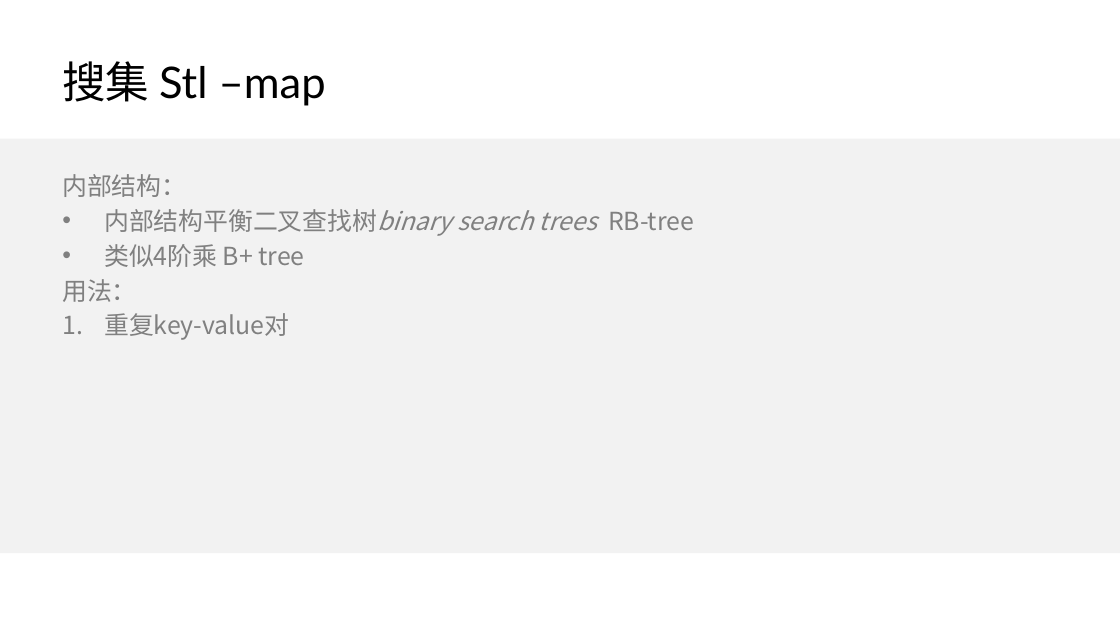
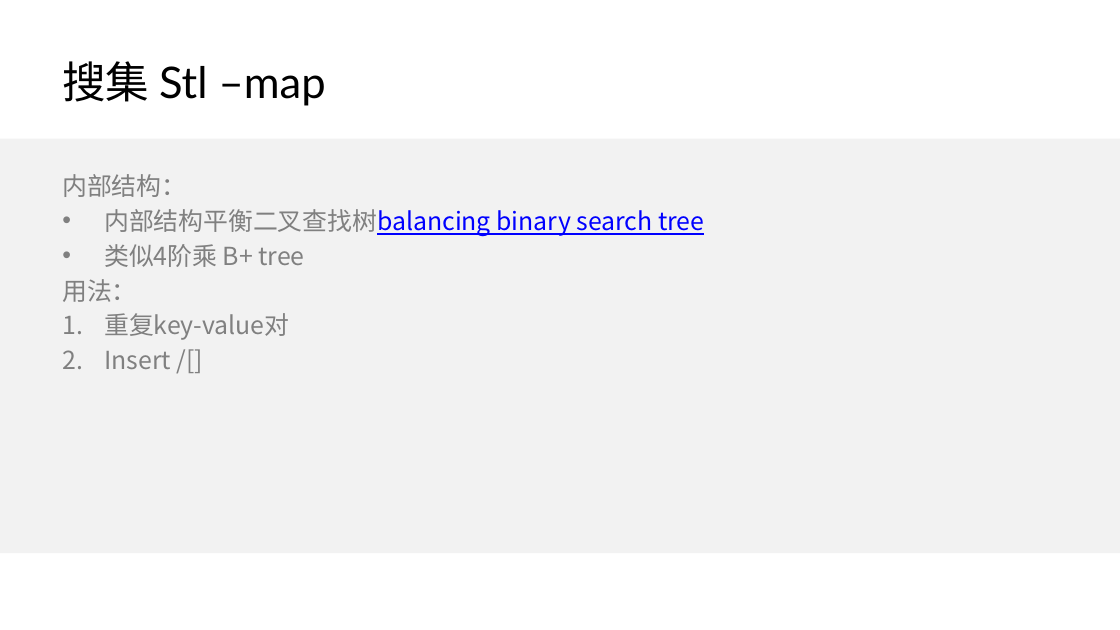
Before and after one commit to wangcy6/weekly, a slide deck: slide 7 of KM/ppt/2019_c++_index.pptx. Drawn at 1120x630 pixels with LibreOffice and Linux fonts; fonts in the diff are those of the drawing; background and template pictures are left out. Boxes give left, top, right and bottom in pixels: in the first picture for what was removed or moved away, otherwise in the second. Text is boxed around its words. In the diff, an @@ line names an element or a change of style, - is before the commit and + after.

```diff
--- a/KM/ppt/2019_c++_index.pptx
+++ b/KM/ppt/2019_c++_index.pptx
@@ text at [104,209,704,236]: text changed; text colour #808080 to #0000FF @@
-• 内部结构平衡二叉查找树binary search trees RB-tree
+• 内部结构平衡二叉查找树balancing binary search tree
@@ text at [104,351,171,369]: paragraph added @@
+2. Insert /[]
```
Also in this commit, not shown: 3 other slides changed, 9 other files.
